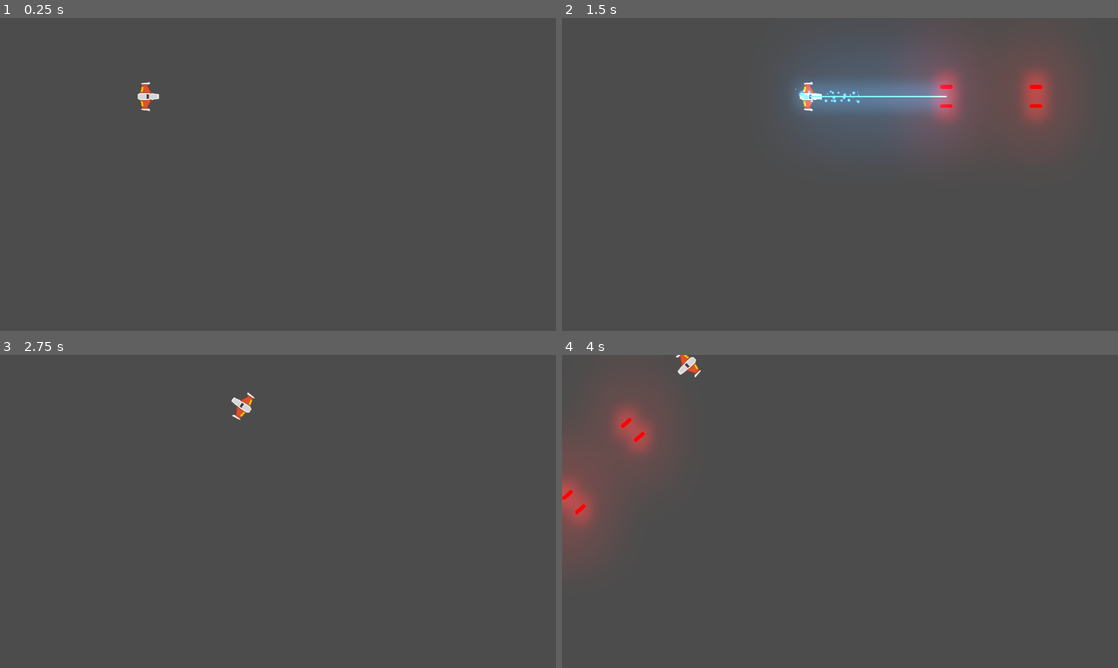
Above: before the commit, frames 1-4 (two rows, left to right).
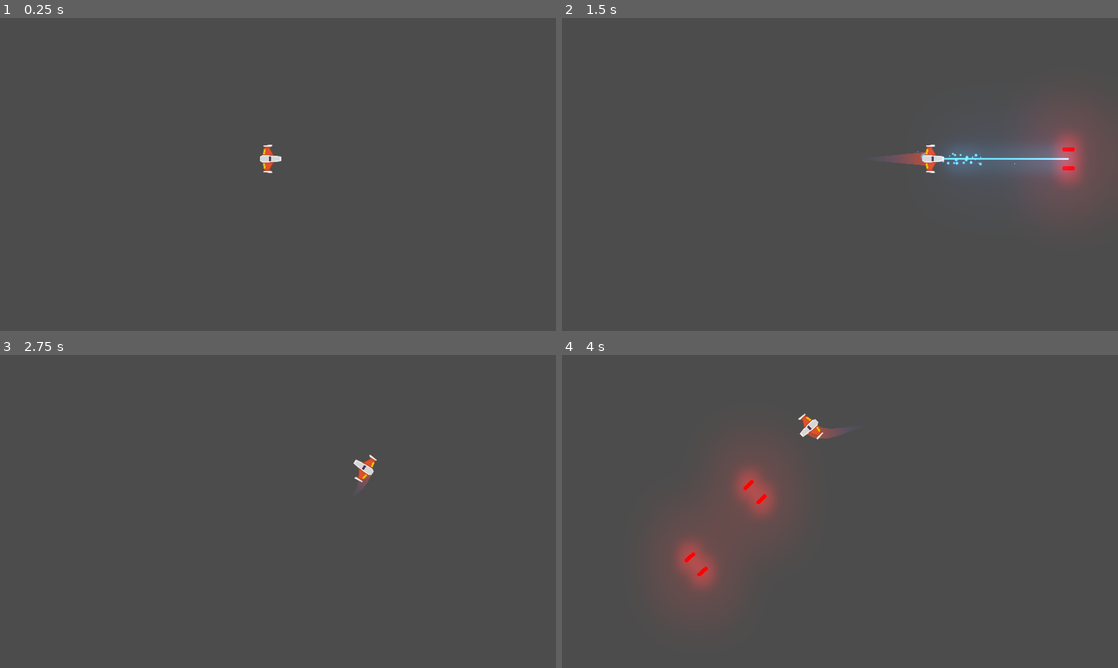
Above: after the commit, the same moments.

Repository: nicow222/MeteoritosGodot
Game: Godot game, scene res://Juego/Niveles/NivelTest.tscn
Same seed, same stepped clock (60 frames per second), same inputs: the game is played once before the commit and once after it.
Inputs (mouse positions are in pixels of both pictures, inside the frame that each line leads up to):
- Up to frame 1 (0.25 s): no input
- Up to frame 2 (1.5 s): tap Enter at 0.5 s; move the mouse to (962, 158) at 0.52 s; hold W (mover_adelante) 0.53-1.28 s; hold Space (disparo_principal) 0.53-1.28 s; move the mouse to (728, 190) at 1.27 s; hold S (mover_atras) from 1.28 s (still down); right-click (728, 190) at 1.35 s
- Up to frame 3 (2.75 s): move the mouse to (333, 442) at 2.02 s; release S (mover_atras) at 2.03 s; hold W (mover_adelante) from 2.03 s (still down); hold A (rotar_antihorario) from 2.03 s (still down)
- Up to frame 4 (4 s): move the mouse to (812, 574) at 2.77 s; release A (rotar_antihorario) at 2.78 s; tap D (rotar_horario) at 2.85 s; move the mouse to (1006, 558) at 3.52 s; release W (mover_adelante) at 3.53 s; hold S (mover_atras) from 3.53 s (still down); hold Space (disparo_principal) from 3.53 s (still down)

The runs differ from the first frame. In frame 1, 0.4% of the frame differs, in the area x 24-51%, y 20-50%; in frame 2, 13%, in the area x 40-97%, y 12-58%; in frame 3, 0.4%; in frame 4, 10%.

Commit message:
reposicionar archivos, agregar sonido motor

Diff:
--- a/Juego/Naves/Player.tscn
+++ /dev/null
@@ -1,36 +0,0 @@
-[gd_scene load_steps=7 format=2]
-
-[ext_resource path="res://Juego/Naves/player_orange.png" type="Texture" id=1]
-[ext_resource path="res://Juego/Naves/Player.gd" type="Script" id=2]
-[ext_resource path="res://Juego/Naves/MaterialFisico.tres" type="PhysicsMaterial" id=3]
-[ext_resource path="res://Juego/Proyectiles/Canion.tscn" type="PackedScene" id=4]
-[ext_resource path="res://Juego/Proyectiles/Laser/LaserBeam2D.tscn" type="PackedScene" id=5]
-
-[sub_resource type="CircleShape2D" id=1]
-radius = 37.054
-
-[node name="Player" type="RigidBody2D"]
-physics_material_override = ExtResource( 3 )
-linear_damp = 1.0
-angular_damp = 4.0
-script = ExtResource( 2 )
-
-[node name="Sprite" type="Sprite" parent="."]
-rotation = 1.5708
-texture = ExtResource( 1 )
-
-[node name="CollisionShape2D" type="CollisionShape2D" parent="."]
-shape = SubResource( 1 )
-
-[node name="Canion" parent="." instance=ExtResource( 4 )]
-position = Vector2( -0.891907, 0 )
-
-[node name="PuntoIzquierdo" parent="Canion" index="0"]
-position = Vector2( 0, 33 )
-
-[node name="PuntoDerecho" parent="Canion" index="1"]
-position = Vector2( 0, -33 )
-
-[node name="LaserBeam2D" parent="." instance=ExtResource( 5 )]
-
-[editable path="Canion"]
--- /dev/null
+++ b/Juego/Naves/Player/Estela/Estela.gd
@@ -0,0 +1,113 @@
+# Draws a 2D trail using Godot's `Line2D`.
+#
+# Instantiate `Trail2D` as a child of a moving node to use it. To control the color, width curve,
+# texture, or trail width, use parameters from the `Line2D` class.
+tool
+
+class_name Estela
+extends Line2D
+
+export var is_emitting := false setget set_emitting
+
+# Distance in pixels between vertices. A higher resolution leads to more details.
+export var resolution := 5.0
+# Life of each point in seconds before it is deleted.
+export var lifetime := 0.5
+# Maximum number of points allowed on the curve.
+export var max_points := 100
+
+# Optional path to the target node to follow. If not set, the instance follows its parent.
+export var target_path: NodePath
+
+var _points_creation_time := []
+var _last_point := Vector2.ZERO
+var _clock := 0.0
+var _offset := 0.0
+
+onready var target: Node2D = get_node_or_null(target_path)
+
+## Setters y Getters
+func set_max_points(valor: int) -> void:
+	max_points = valor
+
+func _ready() -> void:
+	if not target:
+		target = get_parent() as Node2D
+
+	if Engine.editor_hint:
+		set_process(false)
+		return
+
+	_offset = position.length()
+	set_as_toplevel(true)
+	clear_points()
+	position = Vector2.ZERO
+	_last_point = to_local(target.global_position) + calculate_offset()
+
+
+func _get_configuration_warning() -> String:
+	var warning := "Missing Target node: assign a Node that extends Node2D in the Target Path or make the Trail a child of a parent that extends Node2D"
+	if target:
+		warning = ""
+	return warning
+
+
+func _process(delta: float) -> void:
+	_clock += delta
+	remove_older()
+
+	if not is_emitting:
+		return
+
+	# Adding new points if necessary.
+	var desired_point := to_local(target.global_position)
+	var distance: float = _last_point.distance_to(desired_point)
+	if distance > resolution:
+		add_timed_point(desired_point, _clock)
+
+
+# Creates a new point and stores its creation time.
+func add_timed_point(point: Vector2, time: float) -> void:
+	add_point(point + calculate_offset())
+	_points_creation_time.append(time)
+	_last_point = point
+	if get_point_count() > max_points:
+		remove_first_point()
+
+
+# Calculates the offset of the trail from its target.
+func calculate_offset() -> Vector2:
+	return - 1.0 * polar2cartesian(1.0, target.rotation).rotated(- PI / 2) * _offset
+
+
+# Removes the first point in the line and the corresponding time.
+func remove_first_point() -> void:
+	if get_point_count() > 1:
+		remove_point(0)
+	_points_creation_time.pop_front()
+
+
+# Remove points older than `lifetime`.
+func remove_older() -> void:
+	for creation_time in _points_creation_time:
+		var delta = _clock - creation_time
+		if delta > lifetime:
+			remove_first_point()
+		# Points in `_points_creation_time` are ordered from oldest to newest so as soon as a point
+		# isn't older than `lifetime`, we know all remaining points should stay as well.
+		else:
+			break
+
+
+func set_emitting(emitting: bool) -> void:
+	is_emitting = emitting
+	if Engine.editor_hint:
+		return
+
+	if not is_inside_tree():
+		yield(self, "ready")
+
+	if is_emitting:
+		clear_points()
+		_points_creation_time.clear()
+		_last_point = to_local(target.global_position) + calculate_offset()
--- /dev/null
+++ b/Juego/Naves/Player/Estela/Estela.tscn
@@ -0,0 +1,17 @@
+[gd_scene load_steps=4 format=2]
+
+[ext_resource path="res://Juego/Naves/Player/Estela/Estela.gd" type="Script" id=1]
+
+[sub_resource type="Curve" id=1]
+_data = [ Vector2( 0, 0 ), 0.0, 1.0, 0, 1, Vector2( 1, 1 ), 1.0, 0.0, 1, 0 ]
+
+[sub_resource type="Gradient" id=2]
+colors = PoolColorArray( 0.294118, 0.356863, 0.670588, 0, 0.788235, 0.301961, 0.164706, 1 )
+
+[node name="Estela" type="Line2D"]
+points = PoolVector2Array( 0, 0, 32, 0 )
+width_curve = SubResource( 1 )
+default_color = Color( 1, 1, 1, 1 )
+gradient = SubResource( 2 )
+joint_mode = 2
+script = ExtResource( 1 )
--- /dev/null
+++ b/Juego/Naves/Player/Motor/Motor.gd
@@ -0,0 +1,34 @@
+class_name Motor
+extends AudioStreamPlayer2D
+
+export var tiempo_transicion:float = 0.6
+export var volumen_apagado:float = -30.0
+
+onready var tween_sonido:Tween = $Tween
+
+var volumen_original:float
+
+func _ready() -> void:
+	volumen_original = volume_db
+	volume_db = volumen_apagado
+
+func sonido_on() -> void:
+	if not playing:
+		play()
+
+	efecto_transicion(volume_db, volumen_original)
+
+func sonido_off() -> void:
+	efecto_transicion(volume_db, volumen_apagado)
+
+func efecto_transicion(desde_vol: float, hasta_vol: float) -> void:
+	tween_sonido.interpolate_property(
+		self,
+		"volume_db",
+		desde_vol,
+		hasta_vol,
+		tiempo_transicion,
+		Tween.TRANS_LINEAR,
+		Tween.EASE_OUT_IN
+	)
+	tween_sonido.start()
--- a/Juego/Naves/Player.gd
+++ b/Juego/Naves/Player/Player.gd
@@ -6,6 +6,7 @@
 # Atributos Export
 export var potencia_motor:int = 20
 export var potencia_rotacion:int = 280
+export var estela_maxima:int  = 150
 
 #Atributos
 var empuje:Vector2  = Vector2.ZERO
@@ -14,6 +15,8 @@
 #Atributos onready
 onready var canion:Canion = $Canion
 onready var laser:RayoLaser = $LaserBeam2D
+onready var estela:Estela = $EstelaPuntoInicio/Estela
+onready var motor_sfx:Motor = $MotorSFX
 
 ## Metodos
 func _unhandled_input(event: InputEvent) -> void:
@@ -23,6 +26,17 @@
 
 	if event.is_action_released("disparo_secundario"):
 		laser.set_is_casting(false)
+
+	# Control estela
+	if event.is_action_pressed("mover_adelante"):
+		estela.set_max_points(estela_maxima)
+		motor_sfx.sonido_on()
+	elif event.is_action_pressed("mover_atras"):
+		estela.set_max_points(0)
+		motor_sfx.sonido_on()
+	if (event.is_action_released("mover_adelante")
+		or event.is_action_released("mover_atras")):
+			motor_sfx.sonido_off()
 
 func _integrate_forces(state: Physics2DDirectBodyState) -> void:
 	apply_central_impulse(empuje.rotated(rotation))
--- /dev/null
+++ b/Juego/Naves/Player/Player.tscn
@@ -0,0 +1,60 @@
+[gd_scene load_steps=10 format=2]
+
+[ext_resource path="res://Juego/Naves/Player/player_orange.png" type="Texture" id=1]
+[ext_resource path="res://Juego/Proyectiles/Laser/LaserBeam2D.tscn" type="PackedScene" id=2]
+[ext_resource path="res://Juego/Naves/Player/MaterialFisico.tres" type="PhysicsMaterial" id=3]
+[ext_resource path="res://Juego/Proyectiles/Canion.tscn" type="PackedScene" id=4]
+[ext_resource path="res://Juego/Naves/Player/Player.gd" type="Script" id=5]
+[ext_resource path="res://Juego/Naves/Player/Estela/Estela.tscn" type="PackedScene" id=6]
+[ext_resource path="res://Juego/Naves/Player/Motor/motor.ogg" type="AudioStream" id=7]
+[ext_resource path="res://Juego/Naves/Player/Motor/Motor.gd" type="Script" id=8]
+
+[sub_resource type="CircleShape2D" id=1]
+radius = 37.054
+
+[node name="Player" type="RigidBody2D"]
+z_index = 50
+z_as_relative = false
+physics_material_override = ExtResource( 3 )
+linear_damp = 1.0
+angular_damp = 4.0
+script = ExtResource( 5 )
+
+[node name="Sprite" type="Sprite" parent="."]
+rotation = 1.5708
+texture = ExtResource( 1 )
+
+[node name="CollisionShape2D" type="CollisionShape2D" parent="."]
+shape = SubResource( 1 )
+
+[node name="Canion" parent="." instance=ExtResource( 4 )]
+position = Vector2( -0.891907, 0 )
+
+[node name="PuntoIzquierdo" parent="Canion" index="0"]
+position = Vector2( 0, 33 )
+
+[node name="PuntoDerecho" parent="Canion" index="1"]
+position = Vector2( 0, -33 )
+
+[node name="LaserBeam2D" parent="." instance=ExtResource( 2 )]
+
+[node name="EstelaPuntoInicio" type="Position2D" parent="."]
+position = Vector2( -9, 0 )
+
+[node name="Estela" parent="EstelaPuntoInicio" instance=ExtResource( 6 )]
+points = PoolVector2Array( 0, 0, 60, 0 )
+width = 50.0
+is_emitting = true
+lifetime = 0.6
+max_points = 150
+target_path = NodePath("..")
+
+[node name="MotorSFX" type="AudioStreamPlayer2D" parent="."]
+stream = ExtResource( 7 )
+volume_db = -8.099
+bus = "SFX"
+script = ExtResource( 8 )
+
+[node name="Tween" type="Tween" parent="MotorSFX"]
+
+[editable path="Canion"]
--- a/Juego/Niveles/NivelTest.tscn
+++ b/Juego/Niveles/NivelTest.tscn
@@ -1,17 +1,19 @@
 [gd_scene load_steps=4 format=2]
 
-[ext_resource path="res://Juego/Naves/Player.tscn" type="PackedScene" id=1]
+[ext_resource path="res://Juego/Naves/Player/Player.tscn" type="PackedScene" id=1]
 [ext_resource path="res://Juego/Niveles/Nivel.gd" type="Script" id=2]
 [ext_resource path="res://default_env.tres" type="Environment" id=3]
 
 [node name="NivelTest" type="Node2D"]
-position = Vector2( 515, 273 )
+position = Vector2( 934, 486 )
 script = ExtResource( 2 )
 
 [node name="Player" parent="." instance=ExtResource( 1 )]
-position = Vector2( -3, -2 )
 gravity_scale = 0.0
 can_sleep = false
+potencia_motor = 20
+potencia_rotacion = 280
+estela_maxima = 150
 
 [node name="WorldEnvironment" type="WorldEnvironment" parent="."]
 environment = ExtResource( 3 )
--- a/Juego/Proyectiles/Laser/LaserBeam2D.tscn
+++ b/Juego/Proyectiles/Laser/LaserBeam2D.tscn
@@ -61,6 +61,8 @@
 color_ramp = SubResource( 2 )
 
 [node name="LaserBeam2D" type="RayCast2D"]
+z_index = 41
+z_as_relative = false
 enabled = true
 cast_to = Vector2( 0, 0 )
 script = ExtResource( 1 )
--- a/project.godot
+++ b/project.godot
@@ -14,6 +14,16 @@
 "language": "GDScript",
 "path": "res://Juego/Proyectiles/Canion.gd"
 }, {
+"base": "Line2D",
+"class": "Estela",
+"language": "GDScript",
+"path": "res://Juego/Naves/Player/Estela/Estela.gd"
+}, {
+"base": "AudioStreamPlayer2D",
+"class": "Motor",
+"language": "GDScript",
+"path": "res://Juego/Naves/Player/Motor/Motor.gd"
+}, {
 "base": "Node2D",
 "class": "Nivel",
 "language": "GDScript",
@@ -22,7 +32,7 @@
 "base": "RigidBody2D",
 "class": "Player",
 "language": "GDScript",
-"path": "res://Juego/Naves/Player.gd"
+"path": "res://Juego/Naves/Player/Player.gd"
 }, {
 "base": "Area2D",
 "class": "Proyectil",
@@ -36,6 +46,8 @@
 } ]
 _global_script_class_icons={
 "Canion": "",
+"Estela": "",
+"Motor": "",
 "Nivel": "",
 "Player": "",
 "Proyectil": "",
Renamed: Juego/Naves/MaterialFisico.tres -> Juego/Naves/Player/MaterialFisico.tres
Not shown, added: Juego/Naves/Player/Motor/motor.ogg.import
Renamed: Juego/Naves/player_orange.png -> Juego/Naves/Player/player_orange.png
Not shown, changed: Juego/Naves/Player/player_orange.png.import
Not shown, added: Juego/Naves/Player/Motor/motor.ogg
